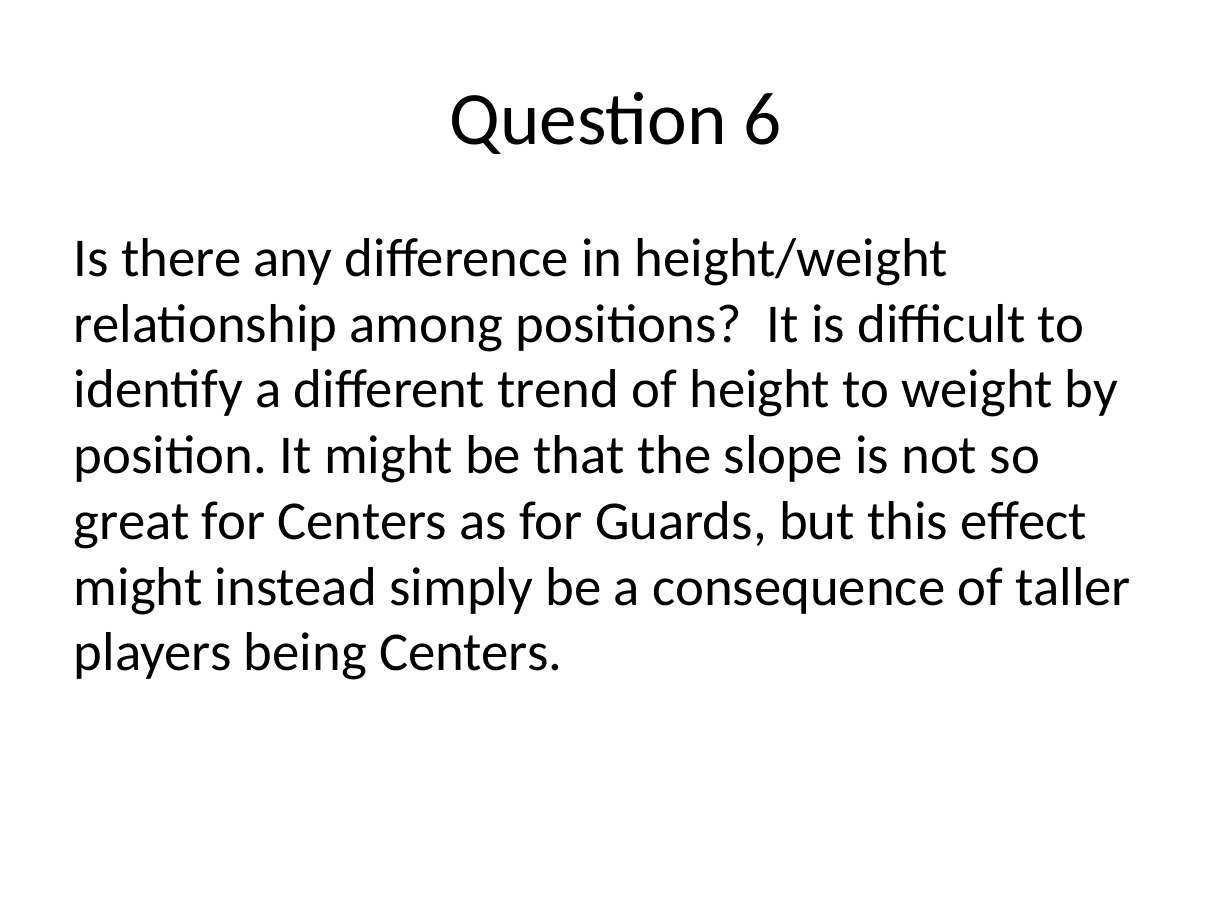
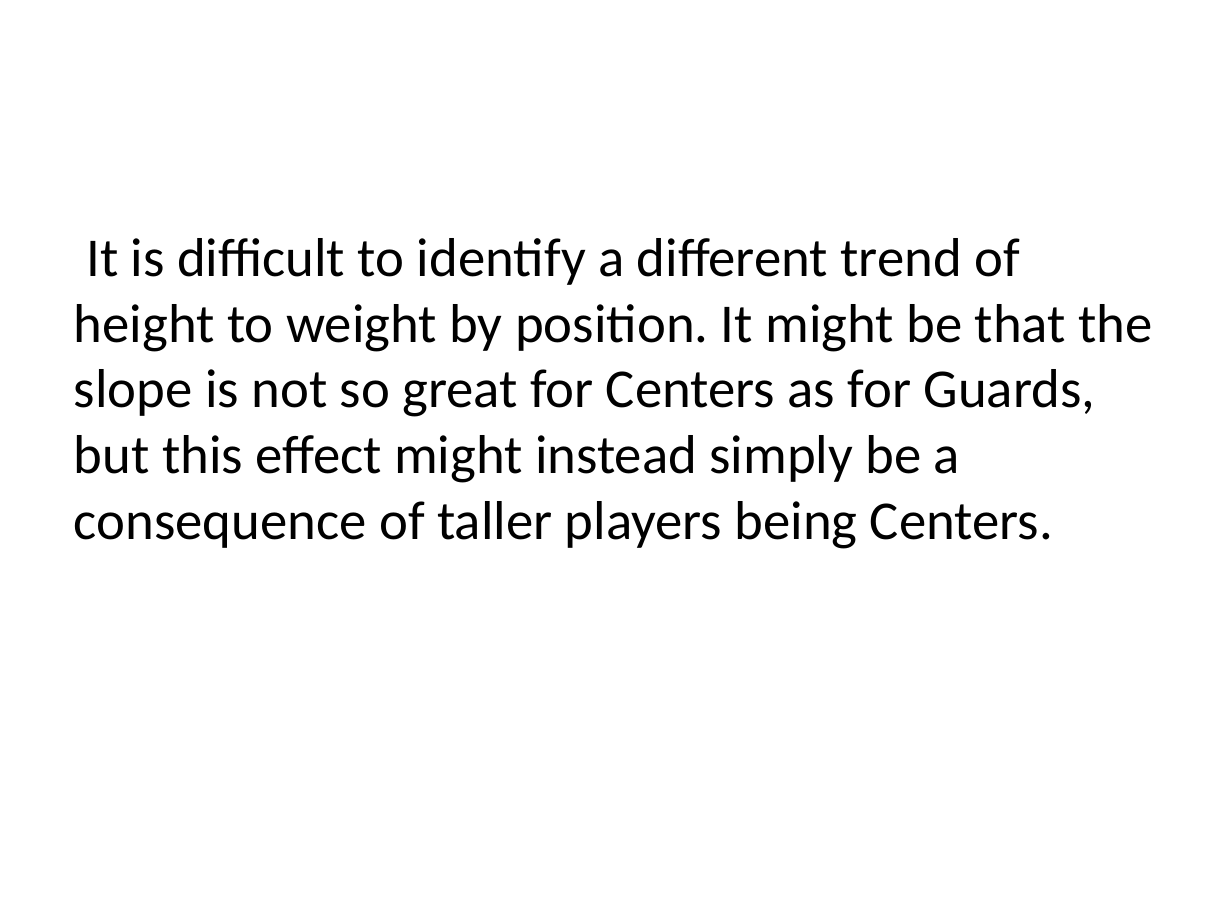
Before and after one commit to rmpalmer/MDS-6306-Doing-Data-Science-Fall-2019, a slide deck: slide 20 of Unit 2/Richard_Palmer_LiveSession_2.pptx (slide 8 before the commit). Drawn at 1232x924 pixels with LibreOffice and Linux fonts; fonts in the diff are those of the drawing. Boxes give left, top, right and bottom in pixels: in the first picture for what was removed or moved away, otherwise in the second. Text is boxed around its words. In the diff, an @@ line names an element or a change of style, - is before the commit and + after.

```diff
--- a/Unit 2/Richard_Palmer_LiveSession_2.pptx
+++ b/Unit 2/Richard_Palmer_LiveSession_2.pptx
@@ title removed at (449,92,782,154) @@
-Question 6
@@ text at (74,238,1152,549): text changed @@
-Is there any difference in height/weight relationship among positions? It is difficult to identify a different trend of height to weight by position. It might be that the slope is not so great for Centers as for Guards, but this effect might instead simply be a consequence of taller players being Centers.
+It is difficult to identify a different trend of height to weight by position. It might be that the slope is not so great for Centers as for Guards, but this effect might instead simply be a consequence of taller players being Centers.
```
Also in this commit, not shown: 8 other slides changed, 18 slides added, 1 other file.
